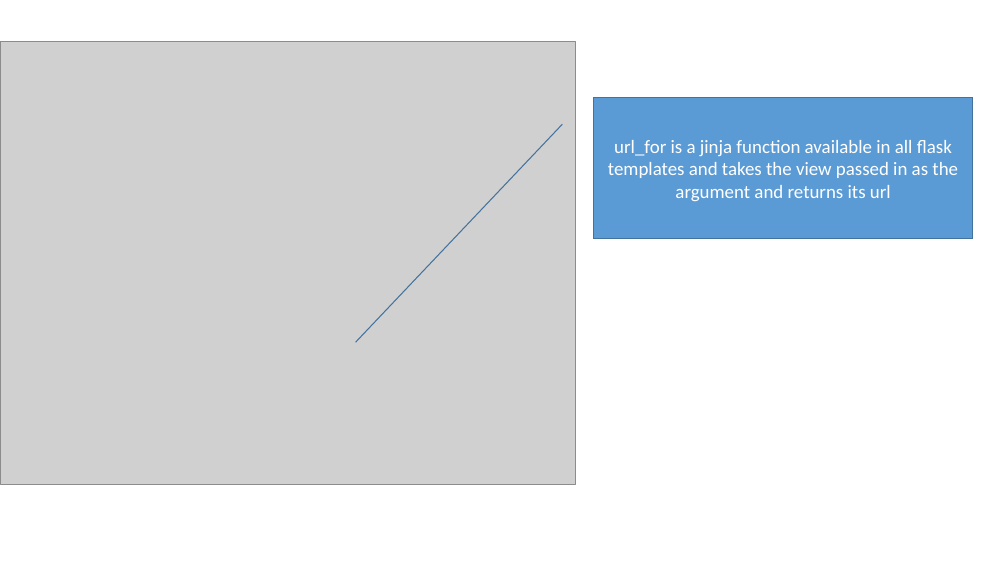
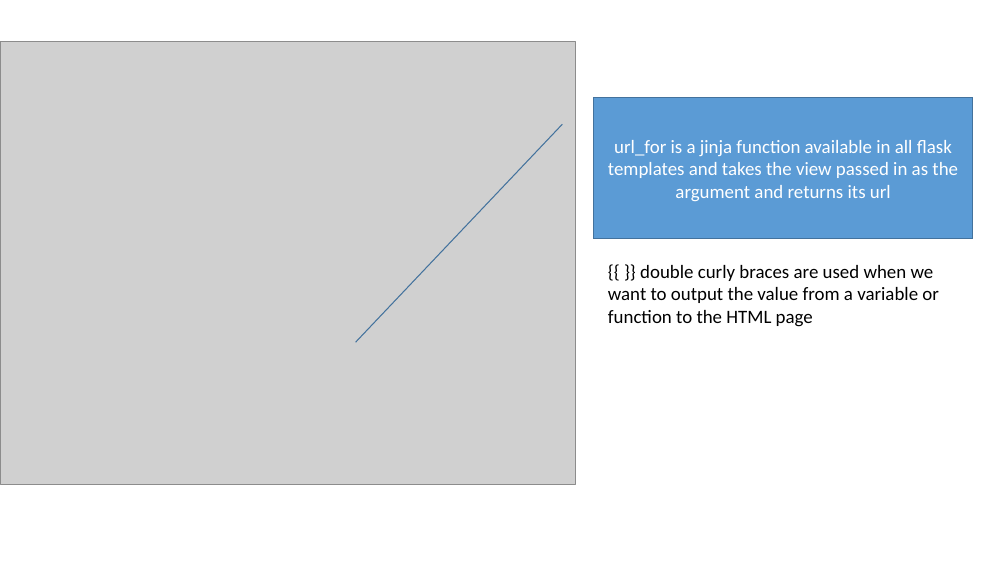
Before and after one commit to bhatt-keshav/learnFlask, a slide deck: slide 9 of flaskTut.pptx. Drawn at 1008x567 pixels with LibreOffice and Linux fonts; fonts in the diff are those of the drawing; grey boxes stand for pictures. Boxes give left, top, right and bottom in pixels: in the first picture for what was removed or moved away, otherwise in the second. Text is boxed around its words. In the diff, an @@ line names an element or a change of style, - is before the commit and + after.

```diff
--- a/flaskTut.pptx
+++ b/flaskTut.pptx
@@ text added at [608,265,939,327], 18 pt, text #000000 @@
+{{ }} double curly braces are used when we want to output the value from a variable or function to the HTML page
```
Also in this commit, not shown: 7 slides added, 1 slide removed, 5 other files.
